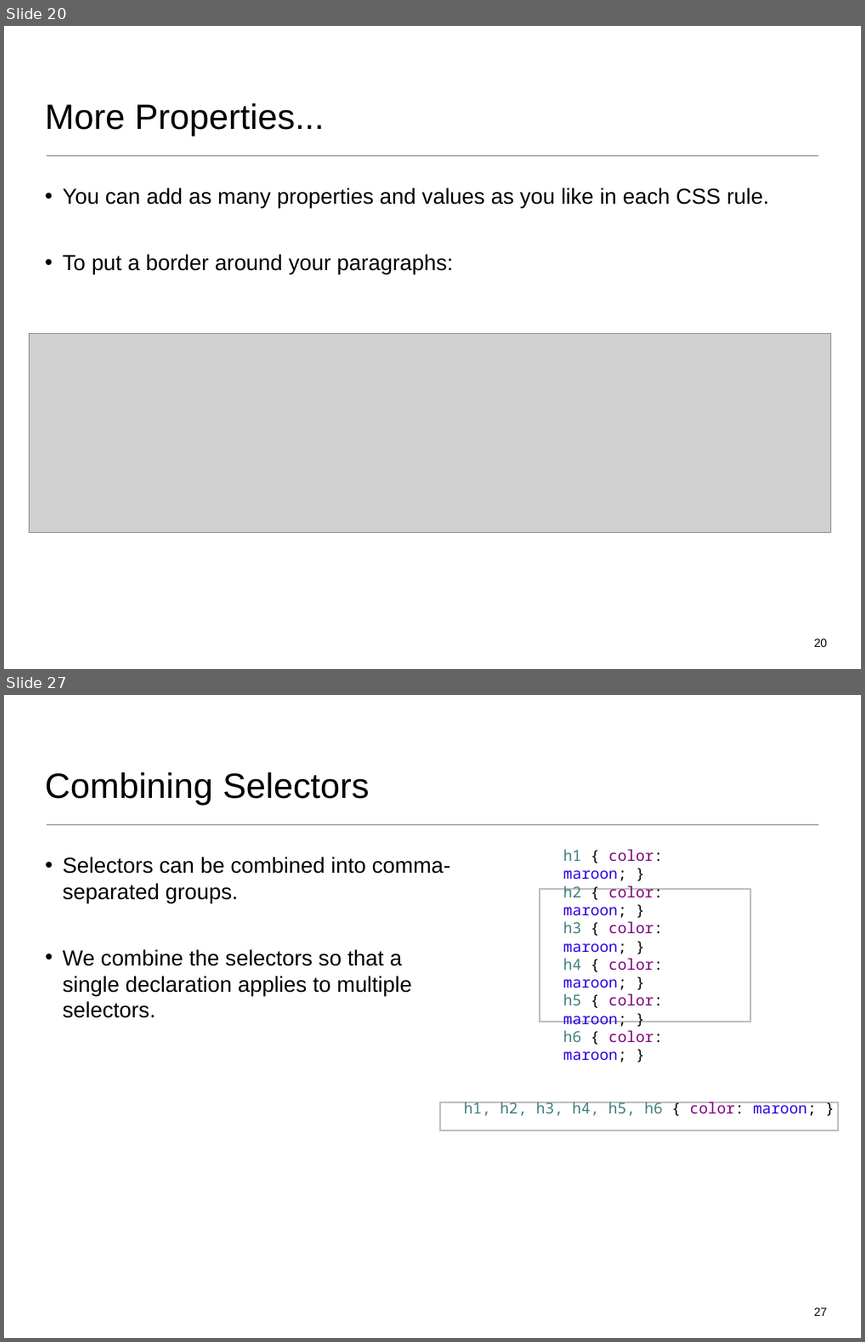
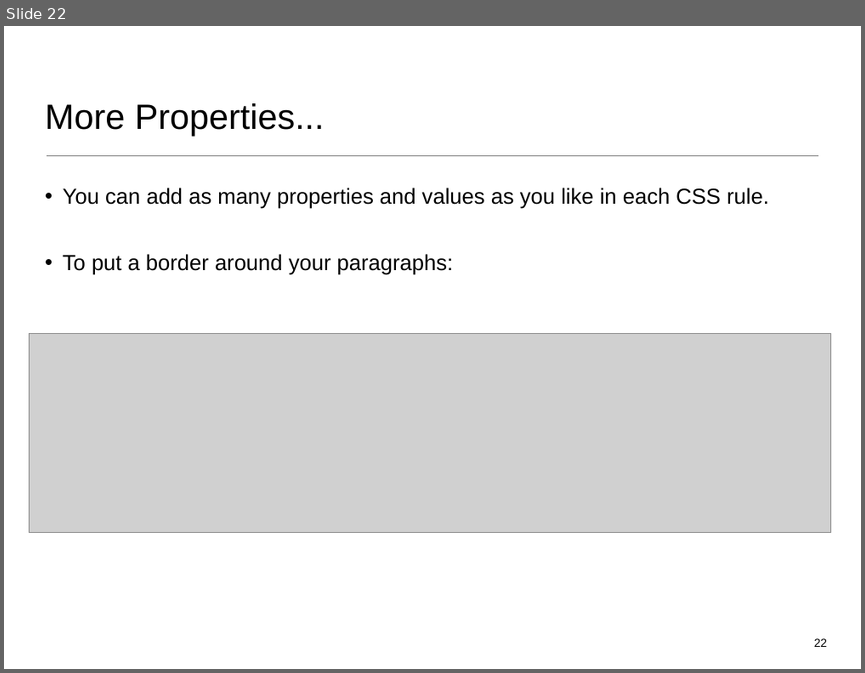
Before and after one commit to wit-web-dev-2015/web-dev-1, a slide deck: topic02/talk-2/css-1.ppt. Shown one above the other, each under a label of ours: slides 20 and 27 before the commit, slide 22 after it; the slides between them are not shown. The pictures are 865x1342 and 865x673 pixels, drawn with LibreOffice and Linux fonts; fonts in the diff are those of the drawing; grey boxes stand for pictures. Boxes give left, top, right and bottom in pixels: in the first picture for what was removed or moved away, otherwise in the second. Text is boxed around its words. In the diff, an @@ line names an element or a change of style, - is before the commit and + after.

```diff
--- a/topic02/talk-2/css-1.ppt
+++ b/topic02/talk-2/css-1.ppt
@@ slide 27 removed at [4, 695, 861, 1338], background #FFFFFF; not listed: 1 template element that a slide beside it also shows @@
@@ title removed at [45, 772, 369, 805] @@
-Combining Selectors
@@ text removed at [63, 857, 450, 1018] @@
-• Selectors can be combined into comma-separated groups.
-• We combine the selectors so that a single declaration applies to multiple selectors.
@@ rectangle removed at [540, 889, 750, 1021] @@
-h1 { color: maroon; }
-h2 { color: maroon; }
-h3 { color: maroon; }
-h4 { color: maroon; }
-h5 { color: maroon; }
-h6 { color: maroon; }
@@ rectangle removed at [440, 1102, 838, 1130] @@
-h1, h2, h3, h4, h5, h6 { color: maroon; }
@@ page number removed at [814, 1307, 827, 1315] @@
-27
@@ what was slide 20 is now slide 22 @@
@@ page number at [814, 638, 827, 646]: text changed @@
-20
+22
```
Also in this commit, not shown: 3 slides changed, 3 slides added, 20 other slides removed, 11 other files.
